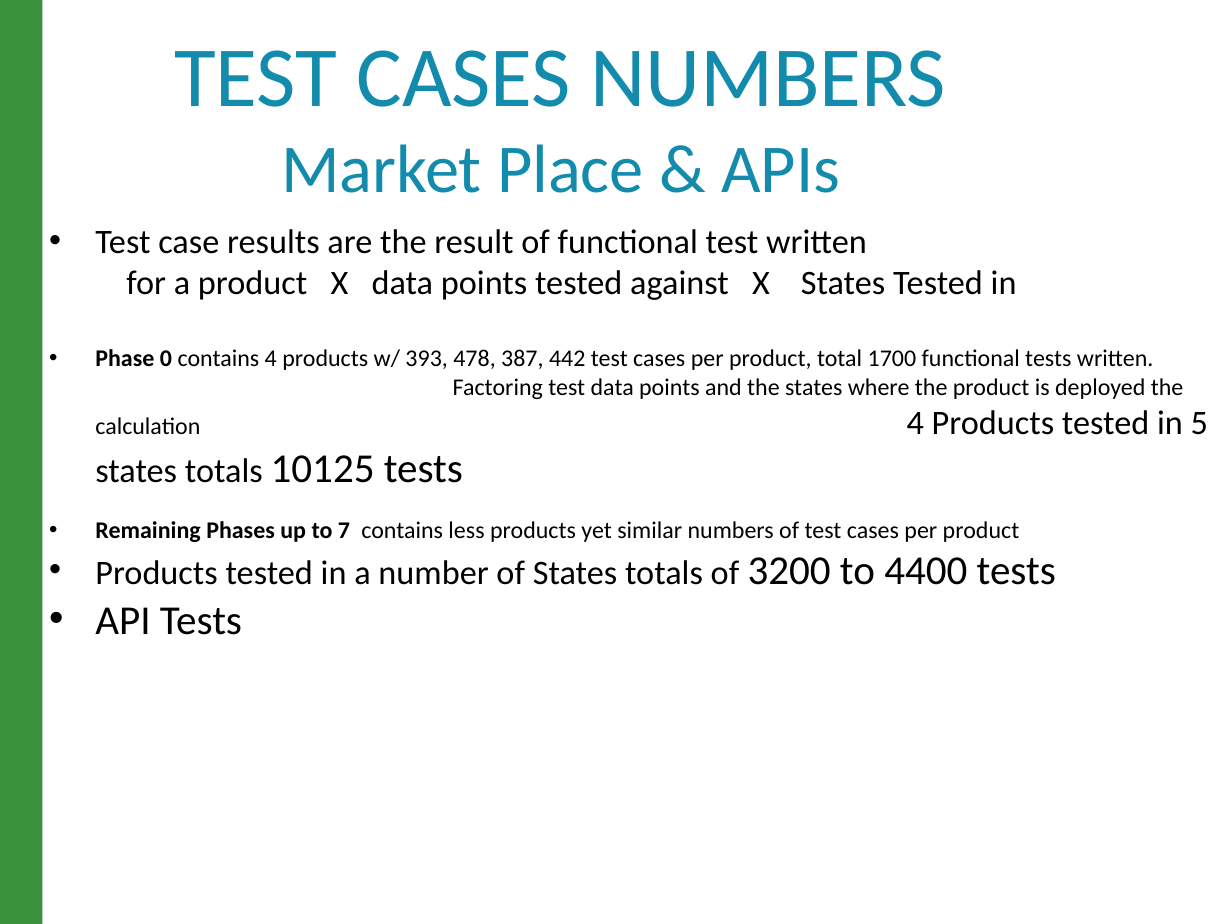
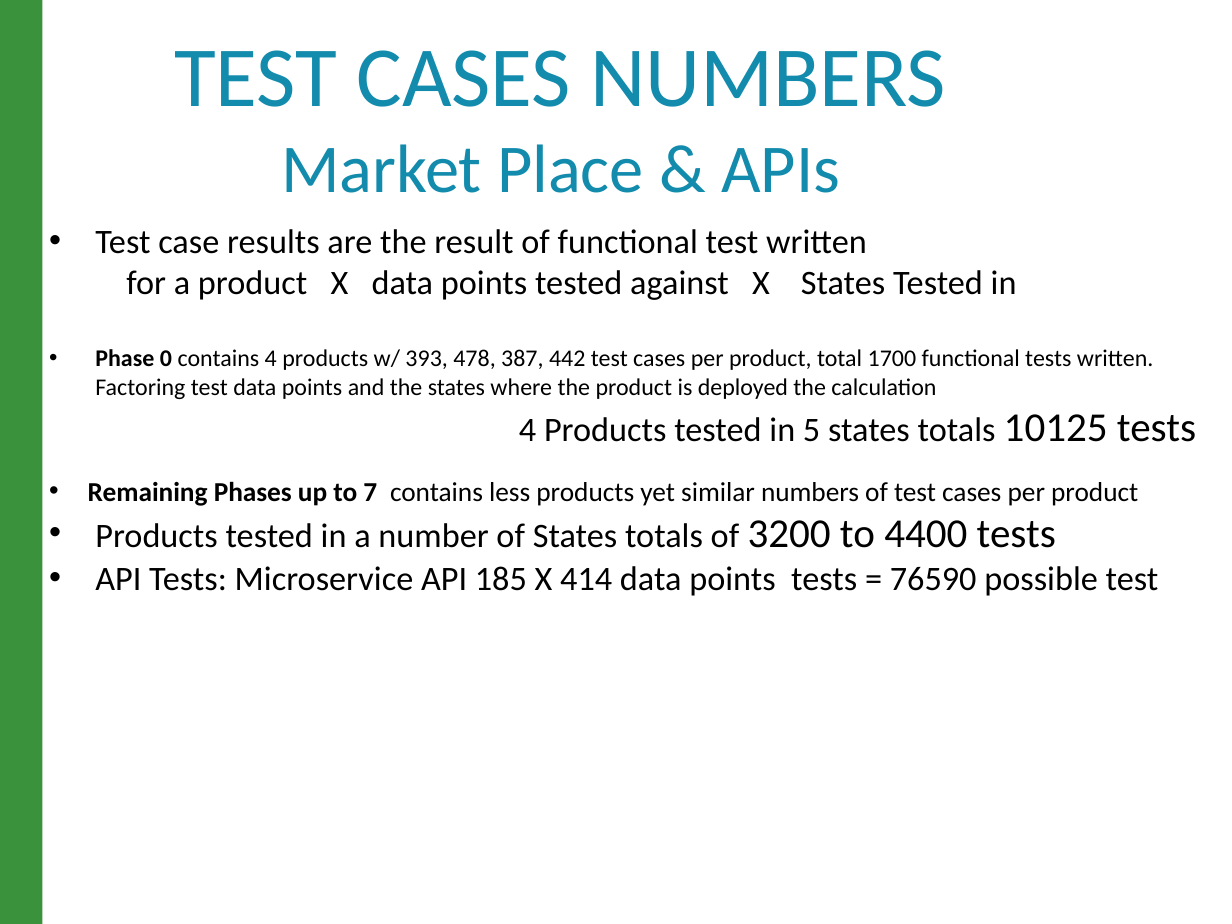
Before and after one commit to raghav9329/mainProf, a slide deck: slide 11 of CurrentWork_Delta/CX_StrategyPowerPoint.pptx. Drawn at 1232x924 pixels with LibreOffice and Linux fonts; fonts in the diff are those of the drawing. Boxes give left, top, right and bottom in pixels: in the first picture for what was removed or moved away, otherwise in the second. Text is boxed around its words. In the diff, an @@ line names an element or a change of style, - is before the commit and + after.

```diff
--- a/CurrentWork_Delta/CX_StrategyPowerPoint.pptx
+++ b/CurrentWork_Delta/CX_StrategyPowerPoint.pptx
@@ text at [88,481,1138,506]: size 14 to 16 pt in "Remaining Phases up to 7 contains less ..."; indent changed @@
@@ text at [95,566,1159,596]: text changed; size 24 to 20 pt @@
-• API Tests
+• API Tests: Microservice API 185 X 414 data points tests = 76590 possible test
```
Also in this commit, not shown: 4 other slides changed.
